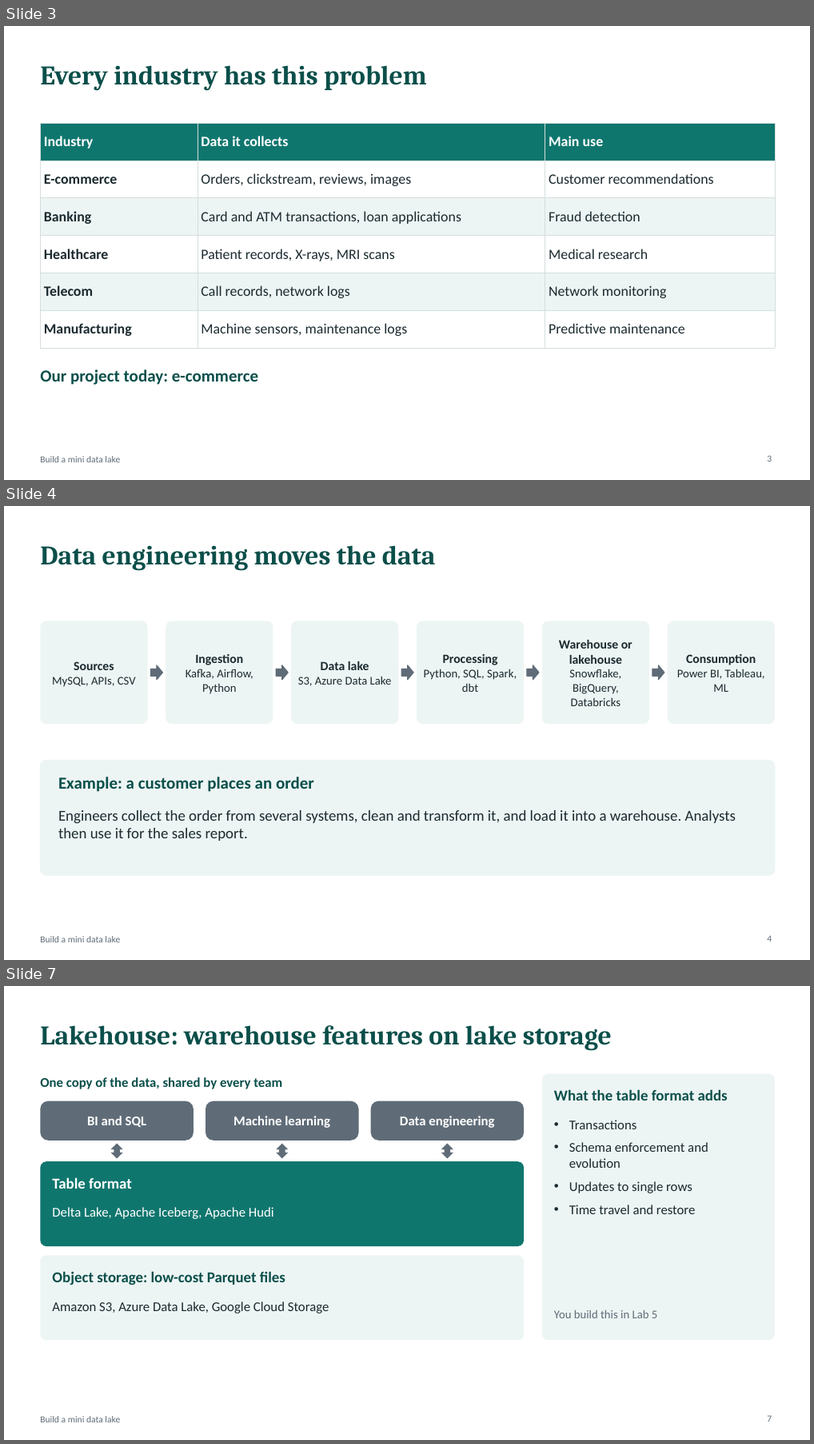
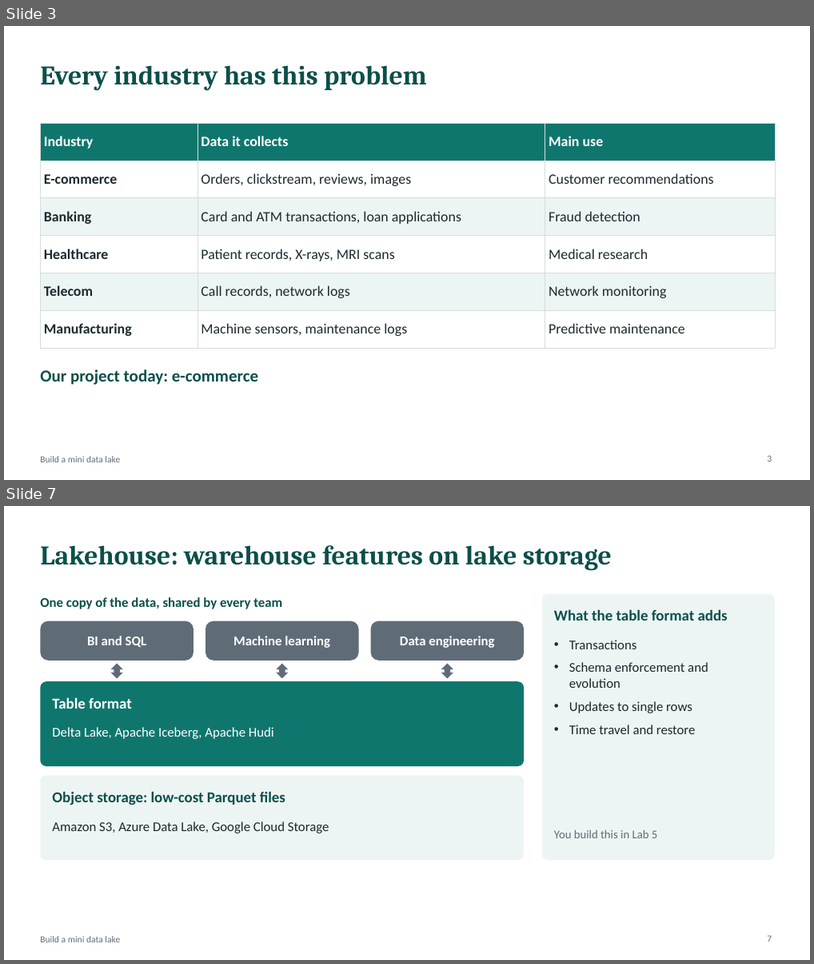
Before and after one commit to atulkahatecdac/datalake, a slide deck: Data_Engineering_Session.pptx. Shown one above the other, each under a label of ours: slides 3, 4 and 7 before the commit, slides 3 and 7 after it; the slides between them are not shown. The pictures are 814x1444 and 814x964 pixels, drawn with LibreOffice and Linux fonts; fonts in the diff are those of the drawing. Boxes give left, top, right and bottom in pixels: in the first picture for what was removed or moved away, otherwise in the second. Text is boxed around its words. In the diff, an @@ line names an element or a change of style, - is before the commit and + after.

```diff
--- a/Data_Engineering_Session.pptx
+++ b/Data_Engineering_Session.pptx
@@ slide 4 removed at [4, 506, 810, 960], background #FFFFFF; not listed: 1 template element that a slide beside it also shows @@
@@ title removed at [40, 545, 436, 571] @@
-Data engineering moves the data
@@ rounded rectangle removed at [40, 621, 147, 724] @@
-Sources
-MySQL, APIs, CSV
@@ rounded rectangle removed at [166, 621, 273, 724] @@
-Ingestion
-Kafka, Airflow, Python
@@ rounded rectangle removed at [291, 621, 398, 724] @@
-Data lake
-S3, Azure Data Lake
@@ rounded rectangle removed at [417, 621, 524, 724] @@
-Processing
-Python, SQL, Spark, dbt
@@ rounded rectangle removed at [542, 621, 650, 724] @@
-Warehouse or lakehouse
-Snowflake, BigQuery, Databricks
@@ rounded rectangle removed at [668, 621, 774, 724] @@
-Consumption
-Power BI, Tableau, ML
@@ right arrow removed at [150, 665, 162, 680] @@
@@ right arrow removed at [276, 665, 288, 680] @@
@@ right arrow removed at [402, 665, 414, 680] @@
@@ right arrow removed at [527, 665, 539, 680] @@
@@ right arrow removed at [653, 665, 665, 680] @@
@@ rounded rectangle removed at [40, 760, 775, 875] @@
@@ text removed at [58, 776, 314, 792] @@
-Example: a customer places an order
@@ text removed at [58, 810, 737, 840] @@
-Engineers collect the order from several systems, clean and transform it, and load it into a warehouse. Analysts then use it for the sales report.
@@ page number removed at [767, 935, 772, 941] @@
-4
```
Also in this commit, not shown: 6 slides changed, 7 slides added, 15 other slides removed, 15 other files.
